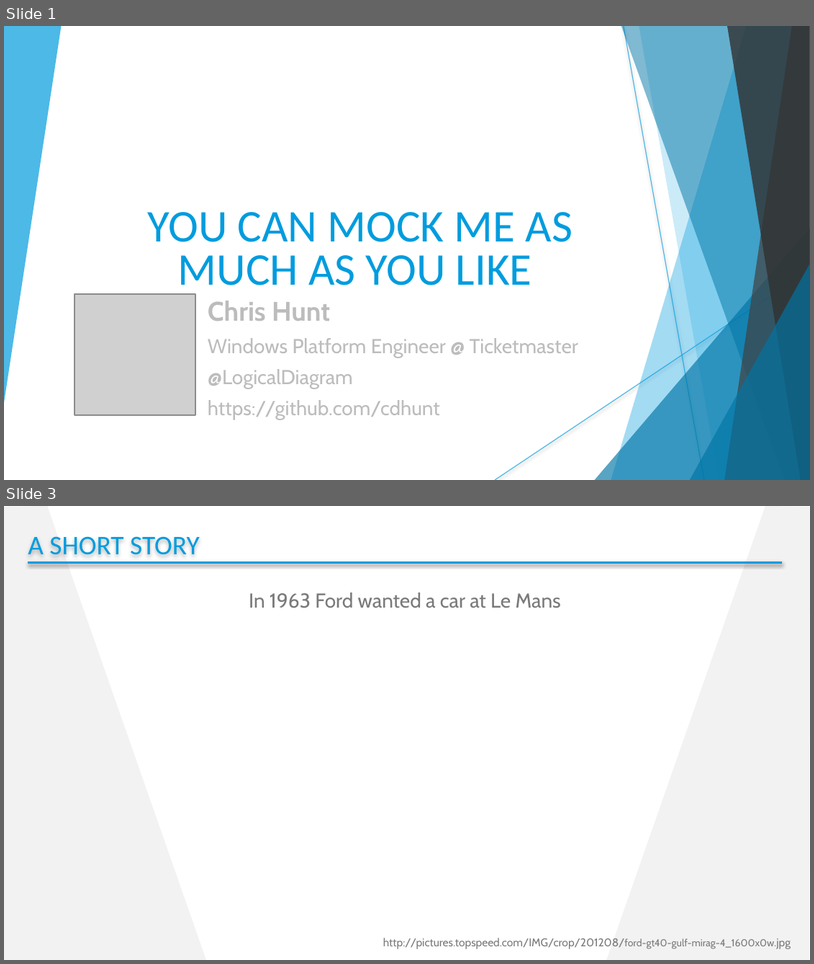
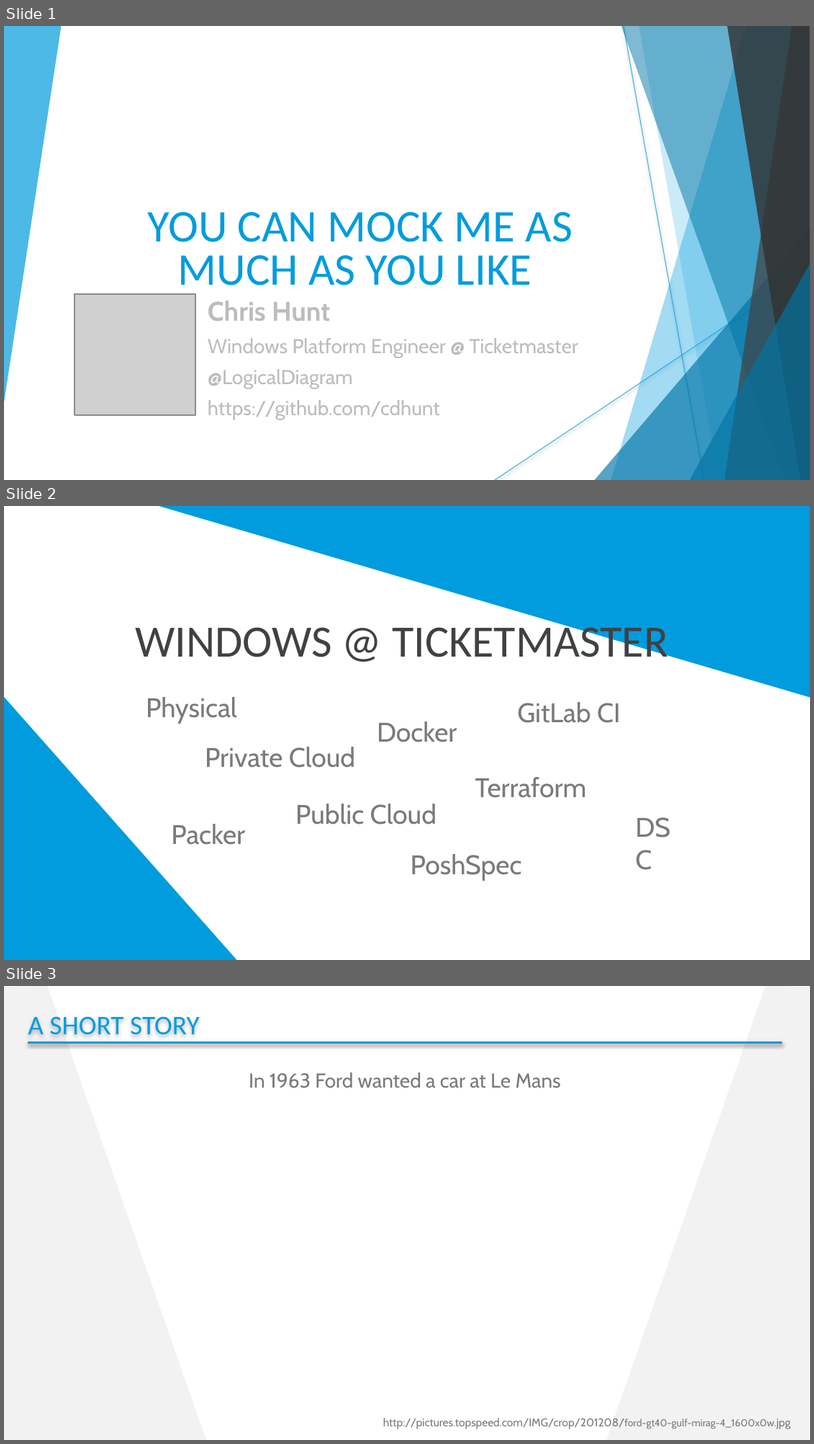
Before and after one commit to cdhunt/pssummit2017-mocking, a slide deck: Summit2017_Mocking.pptx. Shown one above the other, each under a label of ours: slides 1 and 3 before the commit, slides 1, 2 and 3 after it; the slides between them are not shown. The pictures are 814x964 and 814x1444 pixels, drawn with LibreOffice and Linux fonts; fonts in the diff are those of the drawing; grey boxes stand for pictures; background and template pictures are left out. Boxes give left, top, right and bottom in pixels: in the first picture for what was removed or moved away, otherwise in the second. Text is boxed around its words. In the diff, an @@ line names an element or a change of style, - is before the commit and + after.

Commit message:
Add Windows @ Ticketmaster slide

```diff
--- a/Summit2017_Mocking.pptx
+++ b/Summit2017_Mocking.pptx
@@ slide 2 added at [4, 506, 810, 960], background #FFFFFF @@
@@ freeform shape added at [153, 506, 810, 698], fill #009CDE @@
@@ text added at [135, 620, 669, 657], 40 pt, text #414141 @@
+  WINDOWS @ TICKETMASTER
@@ freeform shape added at [4, 695, 239, 960], fill #009CDE @@
@@ text added at [146, 697, 237, 723], 24 pt, text #7A7A7A @@
+Physical
@@ text added at [377, 721, 457, 742], 24 pt, text #7A7A7A @@
+Docker
@@ text added at [517, 702, 621, 723], 24 pt, text #7A7A7A @@
+GitLab CI
@@ text added at [205, 746, 355, 767], 24 pt, text #7A7A7A @@
+Private Cloud
@@ text added at [476, 777, 587, 798], 24 pt, text #7A7A7A @@
+Terraform
@@ text added at [296, 803, 437, 824], 24 pt, text #7A7A7A @@
+Public Cloud
@@ text added at [628, 806, 695, 847], 24 pt, text #7A7A7A @@
+DSC
@@ text added at [171, 824, 245, 844], 24 pt, text #7A7A7A @@
+Packer
@@ text added at [411, 854, 522, 880], 24 pt, text #7A7A7A @@
+PoshSpec
```
Also in this commit, not shown: 1 slide removed.
